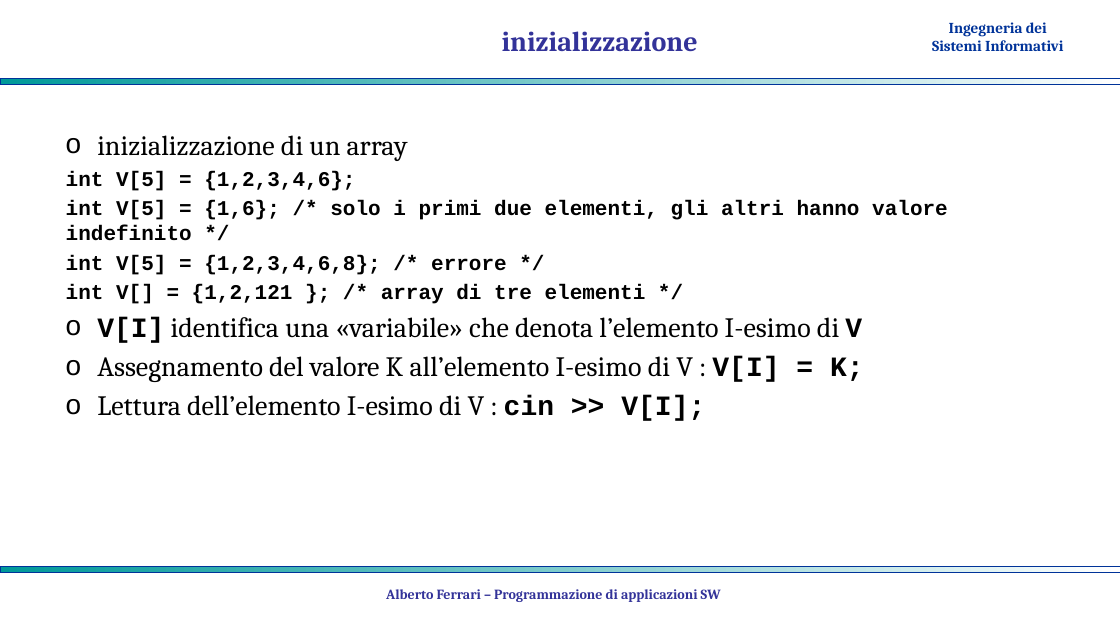
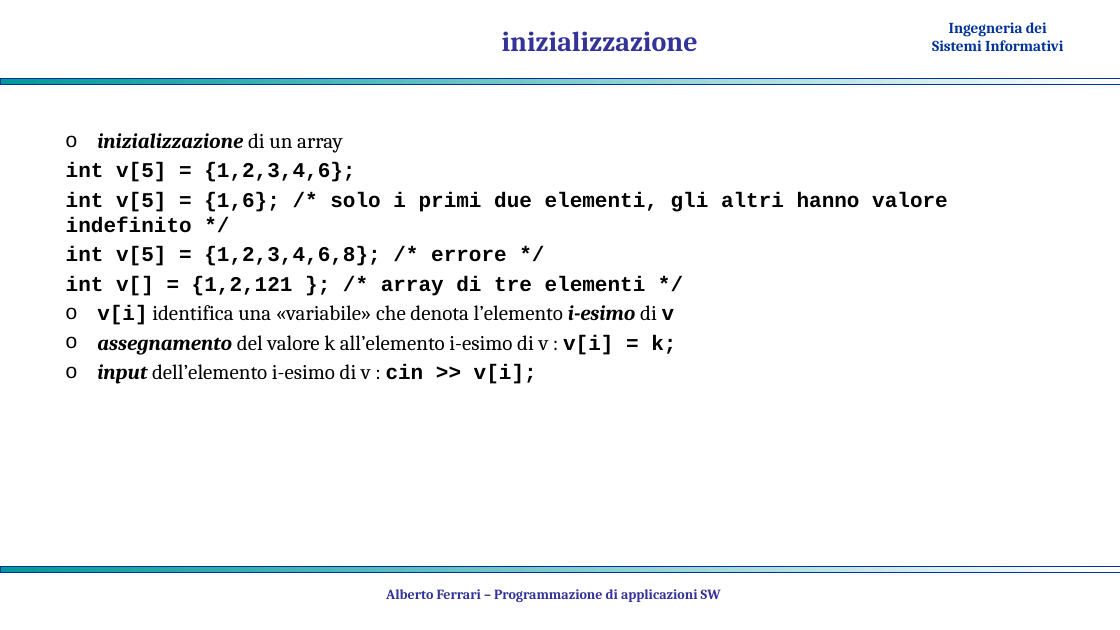
Before and after one commit to albertoferrari/pasw, a slide deck: slide 6 of lezioni/PASW03e - C++ dati strutturati.pptx. Drawn at 1120x630 pixels with LibreOffice and Linux fonts; fonts in the diff are those of the drawing; background and template pictures are left out. Boxes give left, top, right and bottom in pixels: in the first picture for what was removed or moved away, otherwise in the second. Text is boxed around its words. In the diff, an @@ line names an element or a change of style, - is before the commit and + after.

```diff
--- a/lezioni/PASW03e - C++ dati strutturati.pptx
+++ b/lezioni/PASW03e - C++ dati strutturati.pptx
@@ text at (x1=97, y1=133, x2=343, y2=153): size 24 to 18 pt in "inizializzazione di un array"; bold on, italic on in "inizializzazione"; less space between paragraphs @@
@@ text at (x1=66, y1=162, x2=948, y2=384): text changed @@
-int V[5] = {1,2,3,4,6};
-int V[5] = {1,6}; /* solo i primi due elementi, gli altri hanno valore indefinito */
-int V[5] = {1,2,3,4,6,8}; /* errore */
-int V[] = {1,2,121 }; /* array di tre elementi */
-o V[I] identifica una «variabile» che denota l’elemento I-esimo di V
-o Assegnamento del valore K all’elemento I-esimo di V : V[I] = K;
-o Lettura dell’elemento I-esimo di V : cin >> V[I];
+int v[5] = {1,2,3,4,6};
+int v[5] = {1,6}; /* solo i primi due elementi, gli altri hanno valore indefinito */
+int v[5] = {1,2,3,4,6,8}; /* errore */
+int v[] = {1,2,121 }; /* array di tre elementi */
+o v[i] identifica una «variabile» che denota l’elemento i-esimo di v
+o assegnamento del valore k all’elemento i-esimo di v : v[i] = k;
+o input dell’elemento i-esimo di v : cin >> v[i];
```
Also in this commit, not shown: 6 other slides changed, 8 slides added, 3 other files.
